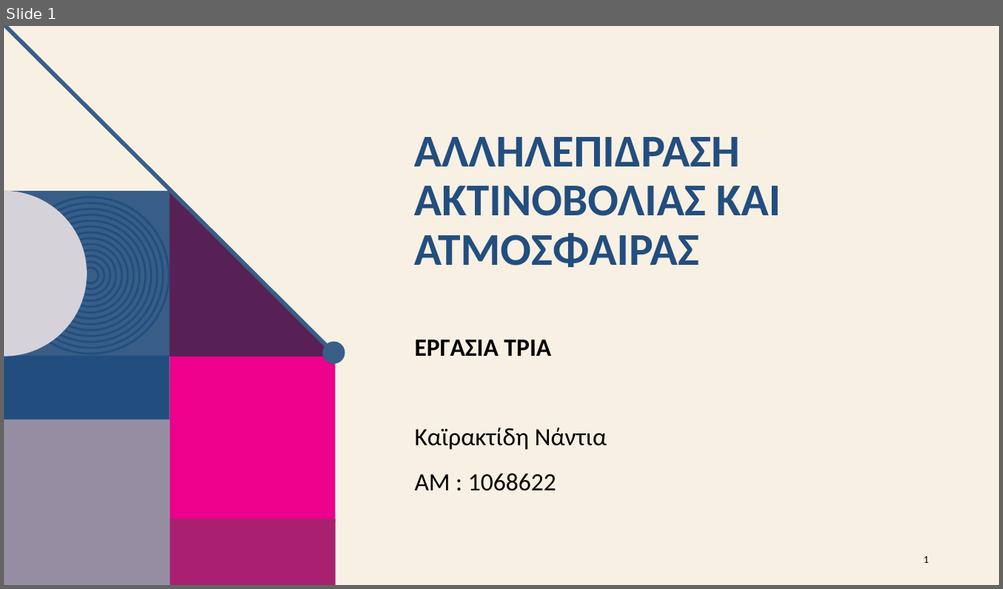
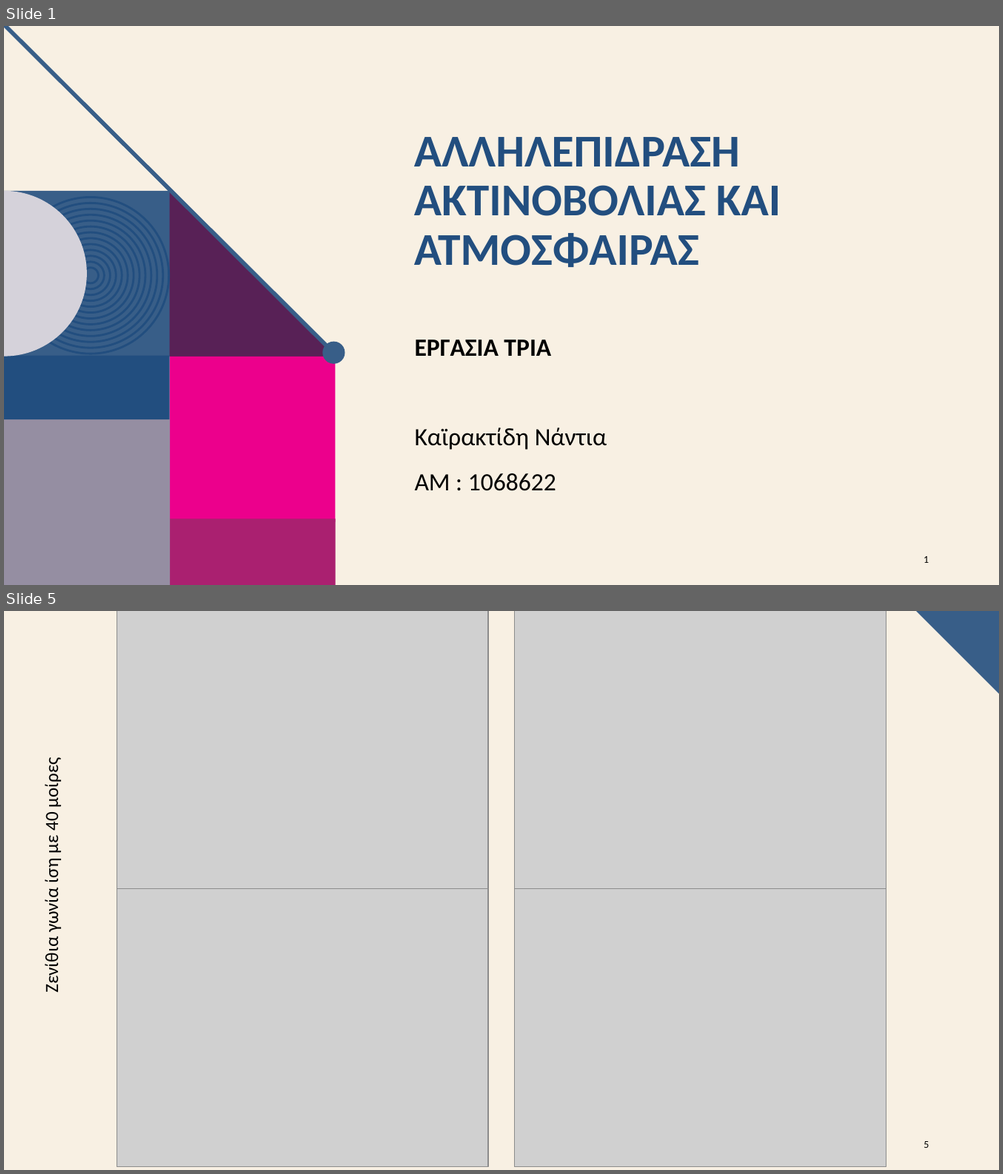
Before and after one commit to nadezsha/MSc---Applied-Meteorology-and-Environmental-Physics, a slide deck: Radiation and Atmosphere Interaction/Report 3/ΕργασίαΤρία.pptx. Shown one above the other, each under a label of ours: slide 1 before the commit, slides 1 and 5 after it; the slides between them are not shown. The pictures are 1003x589 and 1003x1174 pixels, drawn with LibreOffice and Linux fonts; fonts in the diff are those of the drawing; grey boxes stand for pictures; background and template pictures are left out. Boxes give left, top, right and bottom in pixels: in the first picture for what was removed or moved away, otherwise in the second. Text is boxed around its words. In the diff, an @@ line names an element or a change of style, - is before the commit and + after.

```diff
--- a/Radiation and Atmosphere Interaction/Report 3/ΕργασίαΤρία.pptx
+++ b/Radiation and Atmosphere Interaction/Report 3/ΕργασίαΤρία.pptx
@@ slide 5 added at (4, 611, 999, 1170), background #F8F0E3 @@
@@ picture added at (117, 611, 488, 889) @@
@@ picture added at (515, 611, 885, 889) @@
@@ freeform shape added at (916, 611, 999, 694), fill #385E88 @@
@@ text added at (40, 762, 63, 992), 18 pt, text #000000 @@
+Ζενίθια γωνία ίση με 40 μοίρες
@@ picture added at (117, 889, 488, 1167) @@
@@ picture added at (515, 889, 885, 1167) @@
@@ page number added at (923, 1142, 928, 1148), 10 pt, text #000000 @@
+5
```
Also in this commit, not shown: 8 other slides added, 4 slides removed.
